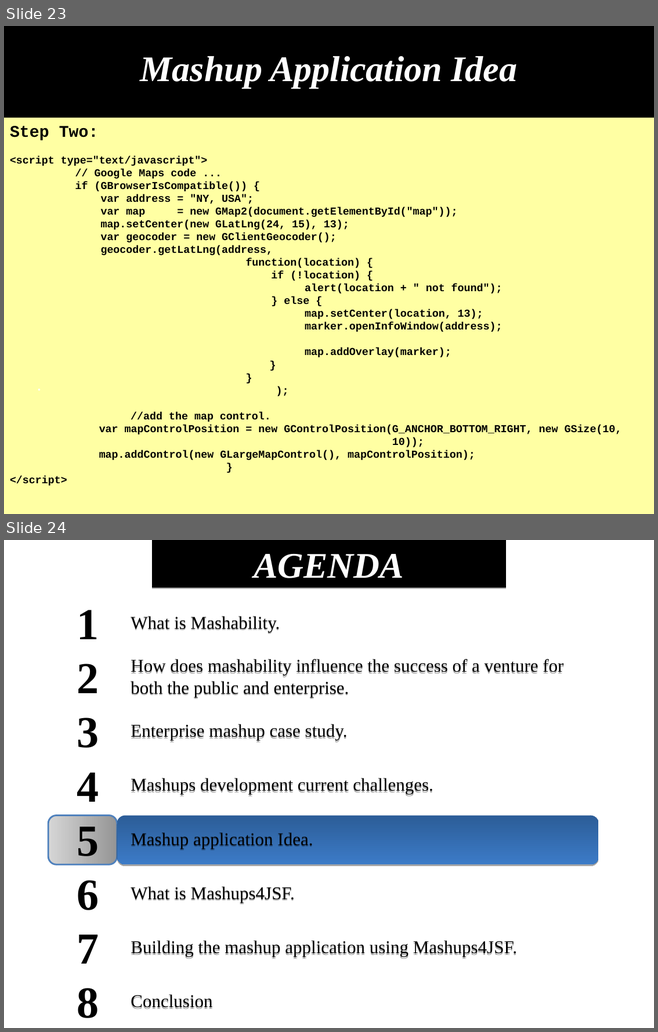
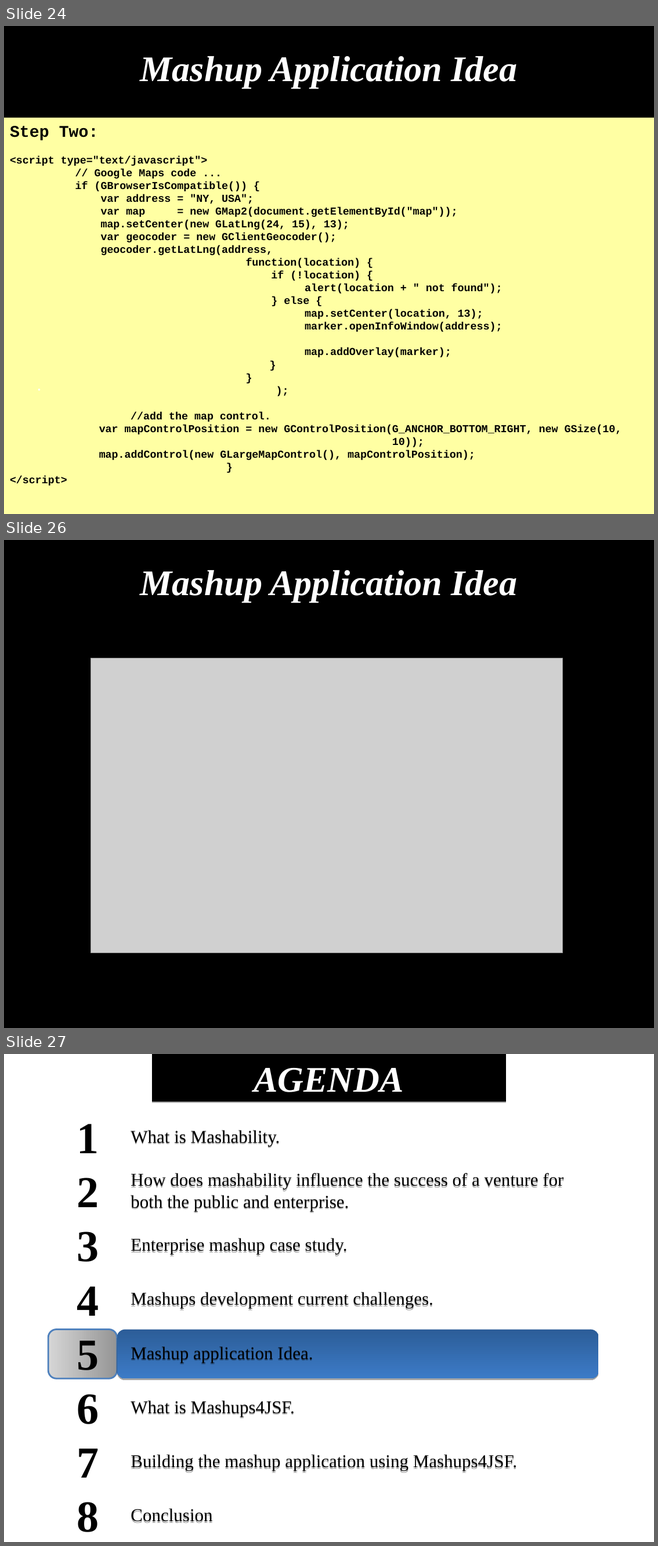
Before and after one commit to demo007/mashups4jsf, a slide deck: overview-architecture/JavaOne-2010/S314070_BURNS_SALEH_MASHUPS.odp. Shown one above the other, each under a label of ours: slides 23 and 24 before the commit, slides 24, 26 and 27 after it; the slides between them are not shown. The pictures are 658x1032 and 658x1546 pixels, drawn with LibreOffice and Linux fonts; fonts in the diff are those of the drawing; grey boxes stand for pictures. Boxes give left, top, right and bottom in pixels: in the first picture for what was removed or moved away, otherwise in the second. Text is boxed around its words. In the diff, an @@ line names an element or a change of style, - is before the commit and + after.

Commit message:
UAdding more illustration to building the mashup application using the mashup provider APIs "directly".

```diff
--- a/overview-architecture/JavaOne-2010/S314070_BURNS_SALEH_MASHUPS.odp
+++ b/overview-architecture/JavaOne-2010/S314070_BURNS_SALEH_MASHUPS.odp
@@ slide 26 added at bbox=[4, 540, 654, 1028], background #000000 @@
@@ title added at bbox=[36, 541, 621, 622], fill #000000, 44 pt, text #FFFFFF, bold, italic @@
+Mashup Application Idea
@@ picture added at bbox=[90, 658, 562, 952] @@
@@ what was slide 23 is now slide 24 @@
@@ what was slide 24 is now slide 27 @@
```
Also in this commit, not shown: 2 other slides added.
